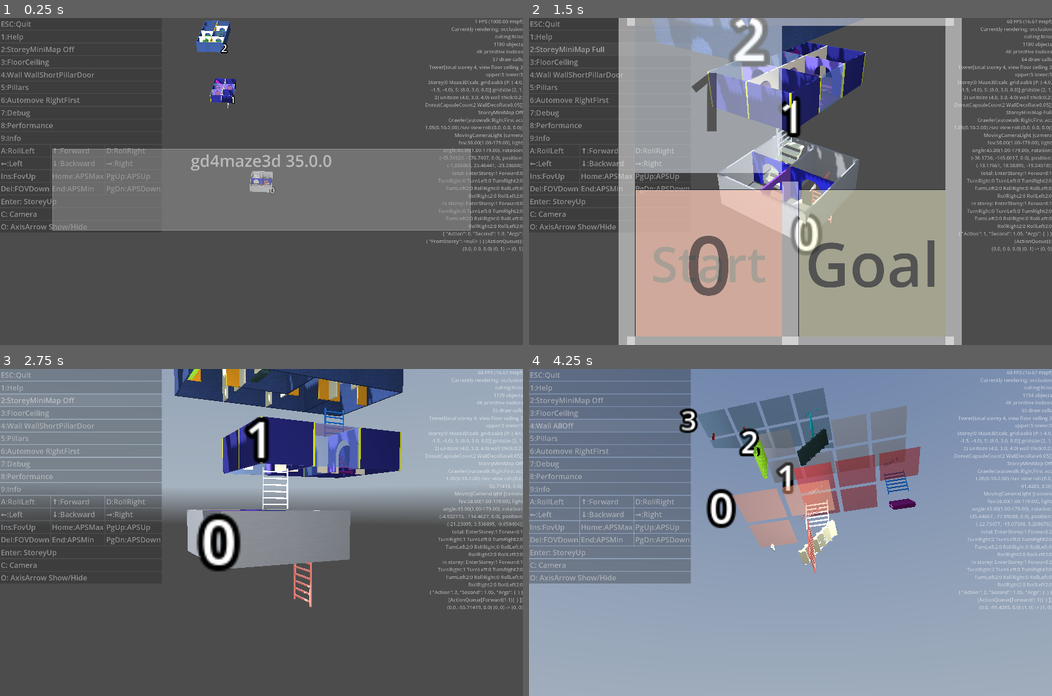
Above: before the commit, frames 1-4 (two rows, left to right).
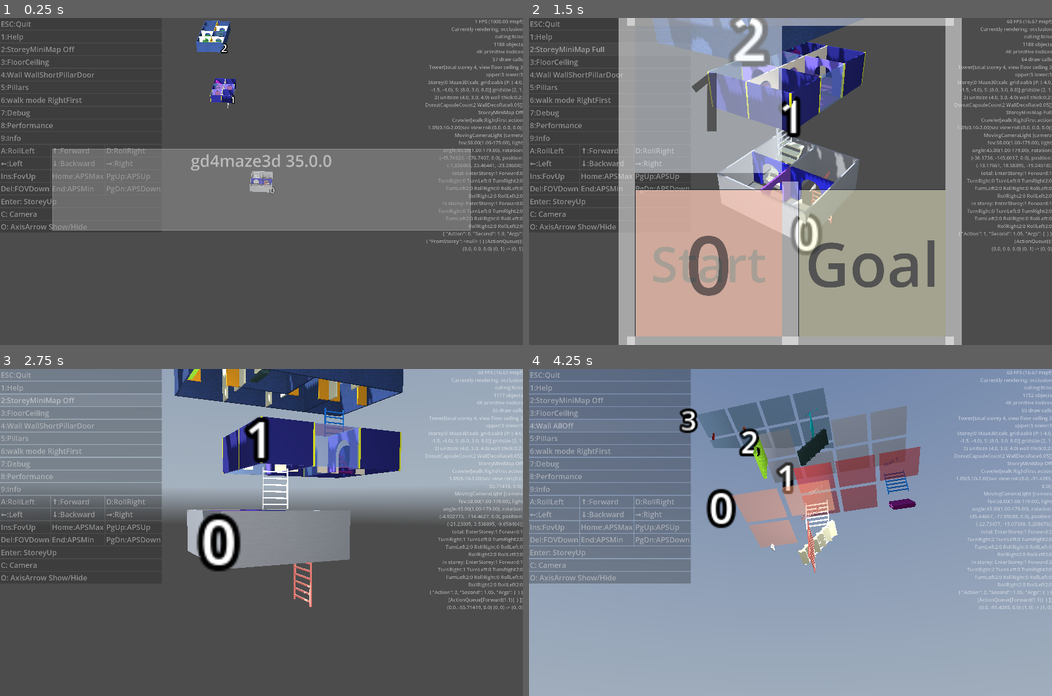
Above: after the commit, the same moments.

Repository: kasworld/gd4maze3d
Game: Godot game, scene res://main.tscn
Same seed, same stepped clock (60 frames per second), same inputs: the game is played once before the commit and once after it. A sky picture missing from this copy of the repository is replaced by a grey-blue gradient.
Inputs:
- Up to frame 1 (0.25 s): no input
- Up to frame 2 (1.5 s): click "2:StoreyMiniMap Off" at 0.5 s; click "2:StoreyMiniMap Known" at 1.25 s
- Up to frame 3 (2.75 s): click "2:StoreyMiniMap Full" at 2 s
- Up to frame 4 (4.25 s): click "4:Wall WallShortPillarDoor" at 2.75 s; click "4:Wall PillarDoor" at 3.5 s

The runs differ from the first frame. In frame 1, 0.2% of the frame differs, in the area x 1-100%, y 7-35%; in frame 2, 0.2%; in frame 3, 0.2%; in frame 4, 0.3%, in the area x 1-100%, y 7-37%.

Commit message:
rename to walk_mode

Diff:
--- a/crawler/crawler.gd
+++ b/crawler/crawler.gd
@@ -77,8 +77,8 @@
 func get_color() -> Color:
 	return $MeshInstance3D.mesh.material.albedo_color
 
-func init(walk_type :Walk, n :int, LaneW:float,co :Color, p_num :int=0) -> Crawler:
-	auto_walk_type = walk_type
+func init(walk :Walk, n :int, LaneW:float,co :Color, p_num :int=0) -> Crawler:
+	walk_mode = walk
 	total_action_stats = ActionQueue.new_stats()
 	dir_src = Maze.Dir.North
 	current_action.clear()
@@ -166,8 +166,8 @@
 	return true
 
 func _to_string() -> String:
-	return "Crawler[autowalk:%s act %s /sec view roll:%s]" % [
-		walk2str(auto_walk_type), action_queue.action_second, rotation_degrees,
+	return "Crawler[walk:%s action %ssec view roll:%s]" % [
+		walk2str(walk_mode), action_queue.action_second, rotation_degrees,
 		]
 
 func debug_str() -> String:
@@ -182,28 +182,28 @@
 func can_move_to_dir(dir :Maze.Dir) -> bool:
 	return storey.get_maze_cells().is_open_flag_at(pos_src.x, pos_src.y, Maze.DirToFlag[dir] )
 
-var auto_walk_type : Walk
-func set_next_walk_type() -> Crawler:
-	auto_walk_type = walk_next(auto_walk_type)
+var walk_mode : Walk
+func set_next_walk_mode() -> Crawler:
+	walk_mode = walk_next(walk_mode)
 	return self
-func set_auto_walk_type(t :Walk) -> void:
-	auto_walk_type = t
-
-enum Walk {Off, RightFirst, LeftFirst, AStar}
+func set_walk_mode(t :Walk) -> void:
+	walk_mode = t
+
+enum Walk {Manual, RightFirst, LeftFirst, AStar}
 static func walk2str(a :Walk) -> String:
 	return Walk.keys()[a]
 static func walk_next(a :Walk) -> Walk:
 	return (a +1) % Walk.keys().size() as Walk
 
 func enqueue_auto_walk_action_by_type() -> void:
-	match auto_walk_type:
+	match walk_mode:
 		Walk.RightFirst:
 			walk_right_first()
 		Walk.LeftFirst:
 			walk_left_first()
 		Walk.AStar:
 			walk_astar()
-		Walk.Off:
+		Walk.Manual:
 			pass
 
 var astar_path_id :PackedInt64Array
--- a/main.gd
+++ b/main.gd
@@ -105,7 +105,7 @@
 	KEY_3:_on_button_floor_ceiling_pressed,
 	KEY_4:_on_button_walls_pressed,
 	KEY_5:_on_button_pillars_pressed,
-	KEY_6:_on_button_auto_move_pressed,
+	KEY_6:_on_button_walk_type_pressed,
 	KEY_7:_on_button_debug_pressed,
 	KEY_8:_on_button_performance_pressed,
 	KEY_9:_on_button_info_pressed,
@@ -162,8 +162,8 @@
 func _on_button_axis_arrow_pressed() -> void:
 	$AxisArrow3D.visible = not $AxisArrow3D.visible
 
-func _on_button_auto_move_pressed() -> void:
-	player.set_next_walk_type()
+func _on_button_walk_type_pressed() -> void:
+	player.set_next_walk_mode()
 	update_button_text()
 	player.act_character()
 
@@ -248,5 +248,5 @@
 
 func update_button_text() -> void:
 	$"왼쪽패널"/ButtonMinimap.text = "2:%s" % main_tower.cur_storey.get_mini_map()
-	$"왼쪽패널"/ButtonAutoMove.text = "6:Automove %s" % Crawler.walk2str(player.auto_walk_type)
+	$"왼쪽패널"/ButtonWalkType.text = "6:walk mode %s" % Crawler.walk2str(player.walk_mode)
 	$"왼쪽패널"/ButtonWalls.text = "4:Wall %s" % Maze3D.wallpillardoorview2str(main_tower.view_wallpillardoor)
--- a/main.tscn
+++ b/main.tscn
@@ -57,7 +57,7 @@
 text = "5:Pillars"
 alignment = 0
 
-[node name="ButtonAutoMove" type="Button" parent="왼쪽패널" unique_id=281784402]
+[node name="ButtonWalkType" type="Button" parent="왼쪽패널" unique_id=281784402]
 layout_mode = 2
 text = "6:Automove"
 alignment = 0
@@ -205,7 +205,7 @@
 [connection signal="pressed" from="왼쪽패널/ButtonFloorCeiling" to="." method="_on_button_floor_ceiling_pressed"]
 [connection signal="pressed" from="왼쪽패널/ButtonWalls" to="." method="_on_button_walls_pressed"]
 [connection signal="pressed" from="왼쪽패널/ButtonPillars" to="." method="_on_button_pillars_pressed"]
-[connection signal="pressed" from="왼쪽패널/ButtonAutoMove" to="." method="_on_button_auto_move_pressed"]
+[connection signal="pressed" from="왼쪽패널/ButtonWalkType" to="." method="_on_button_walk_type_pressed"]
 [connection signal="pressed" from="왼쪽패널/ButtonDebug" to="." method="_on_button_debug_pressed"]
 [connection signal="pressed" from="왼쪽패널/ButtonPerformance" to="." method="_on_button_performance_pressed"]
 [connection signal="pressed" from="왼쪽패널/ButtonInfo" to="." method="_on_button_info_pressed"]
